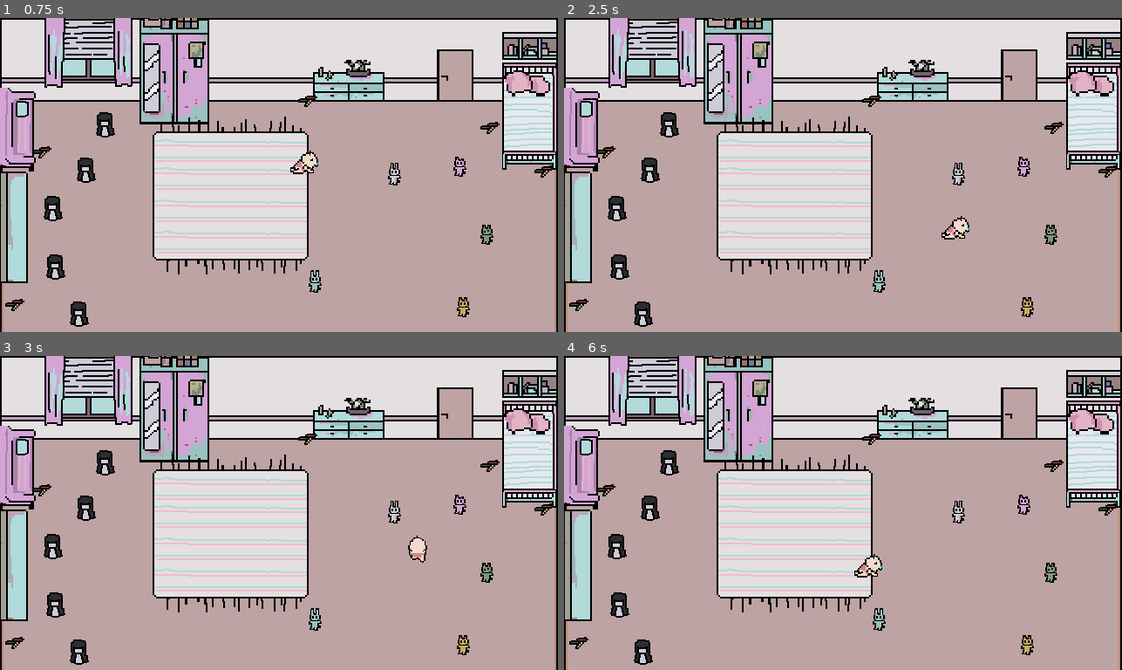
Above: before the commit, frames 1-4 (two rows, left to right).
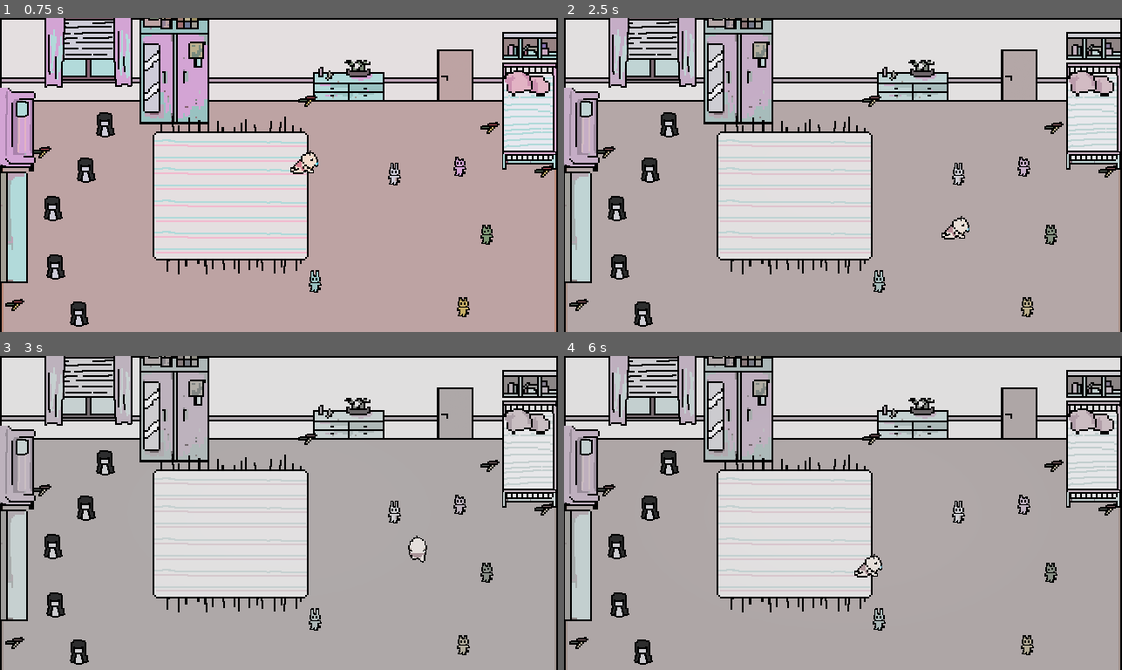
Above: after the commit, the same moments.

Repository: tucson0911/satanic-baby
Game: Godot game, scene res://scenes/main/main.tscn
The game is run twice, just before and just after one commit, with the same random seed, the same clock (stepped at 60 frames per second) and the same inputs.
Inputs:
- Up to frame 1 (0.75 s): tap Enter at 0.5 s; hold D (move_right) from 0.53 s (still down); tap 1 at 0.6 s
- Up to frame 2 (2.5 s): tap 2 at 0.8, 1.35 s; release D (move_right) at 1.28 s; hold S (move_down) 1.28-2.03 s; tap 3 at 1.55, 2.1 s; hold D (move_right) from 2.03 s (still down); tap 4 at 2.3 s
- Up to frame 3 (3 s): release D (move_right) at 2.78 s; hold W (move_up) from 2.78 s (still down); tap 4 at 2.85 s
- Up to frame 4 (6 s): tap 1 at 3.05, 4.35 s; release W (move_up) at 3.53 s; hold E (interact) 3.53-4.28 s; hold A (move_left) 3.53-5.03 s; tap 2 at 3.8, 5.1 s; tap 3 at 4.55, 5.85 s; hold S (move_down) 5.03-5.78 s; tap 4 at 5.3 s; hold D (move_right) from 5.78 s (still down)

Frame 1 is identical in both runs. In frame 2, 0.1% of the frame differs, in the area x 2-99%, y 25-95%; in frame 3, 2.1%, in the area x 0-100%, y 0-100%; in frame 4, 1.0%.

Commit message:
Added shaders to make the game spookier over time

Diff:
--- a/scenes/main/main.tscn
+++ b/scenes/main/main.tscn
@@ -27,6 +27,7 @@
 [ext_resource type="Texture2D" uid="uid://bmcd08anyy3g8" path="res://assets/objects/plushyellow2.png" id="18_6llfj"]
 [ext_resource type="PackedScene" uid="uid://dahprbf00bfjd" path="res://scenes/items/WaxDoll.tscn" id="22_62atk"]
 [ext_resource type="Script" uid="uid://c8n81630hoeuv" path="res://scripts/systems/ParentSystem.gd" id="22_m4h2d"]
+[ext_resource type="PackedScene" uid="uid://hpx8bnxs8rg" path="res://scenes/ritual/CandleSlot.tscn" id="24_0bhws"]
 [ext_resource type="Script" uid="uid://cg7cvru8kc31t" path="res://scripts/audio/MusicManager.gd" id="25_ii537"]
 [ext_resource type="AudioStream" uid="uid://ce0vxsrgbk85o" path="res://audios/music/theme_1.mp3" id="26_7nlll"]
 [ext_resource type="AudioStream" uid="uid://dt26s6guxx85k" path="res://audios/music/theme_2.mp3" id="27_ii537"]
@@ -35,7 +36,8 @@
 [ext_resource type="AudioStream" uid="uid://dqrodbiixavw" path="res://audios/music/drone_rumble.mp3" id="30_r1bmu"]
 [ext_resource type="AudioStream" uid="uid://nmdacuoh2uit" path="res://audios/music/drone_anxiety.mp3" id="31_6w6mm"]
 [ext_resource type="Script" uid="uid://0kf6d5vwam0v" path="res://scripts/audio/Envelope.gd" id="32_rofvo"]
-[ext_resource type="PackedScene" uid="uid://hpx8bnxs8rg" path="res://scenes/ritual/CandleSlot.tscn" id="24_0bhws"]
+[ext_resource type="Script" uid="uid://c4ebmge16341d" path="res://scripts/systems/ShaderManager.gd" id="36_1k3ck"]
+[ext_resource type="Shader" uid="uid://lxhybm0bwtcp" path="res://shaders/shader.gdshader" id="37_os81g"]
 
 [sub_resource type="RectangleShape2D" id="RectangleShape2D_hyk8p"]
 size = Vector2(43, 51.999992)
@@ -383,6 +385,18 @@
 [sub_resource type="RectangleShape2D" id="RectangleShape2D_k2fmo"]
 size = Vector2(19.74707, 23)
 
+[sub_resource type="ShaderMaterial" id="ShaderMaterial_f6pwl"]
+shader = ExtResource("37_os81g")
+shader_parameter/saturation = 1.0
+shader_parameter/wave_amplitude = 0.0
+shader_parameter/wave_frequency = 15.0
+shader_parameter/wave_speed = 3.0
+shader_parameter/glitch_intensity = 0.0
+shader_parameter/glitch_block_size = 34.67200140942
+shader_parameter/color_split = 0.01
+shader_parameter/vignette_intensity = 1.9750000938125
+shader_parameter/vignette_opacity = 0.0
+
 [node name="Main" type="Node2D" unique_id=1919952599]
 
 [node name="Room" parent="." unique_id=1695487121 instance=ExtResource("1_a8run")]
@@ -638,7 +652,25 @@
 [node name="drone_anxiety" type="AudioStreamPlayer2D" parent="Systems/GameManager/MusicManager/Phase_Lighting" unique_id=1295151261]
 stream = ExtResource("31_6w6mm")
 script = ExtResource("32_rofvo")
-attack_time = 40.0
+attack_time = 30.0
+
+[node name="ShaderManager" type="Node" parent="Systems/GameManager" unique_id=822466011]
+script = ExtResource("36_1k3ck")
+shader_presets = Dictionary[int, float]({
+0: 1.0,
+1: 0.75,
+2: 0.5,
+3: 0.0
+})
+wave_attack = 80.0
+glitch_attack = 200.0
+vignette_attack = 200.0
+
+[node name="Shader" type="ColorRect" parent="Systems/GameManager/ShaderManager" unique_id=777786397]
+z_index = 200
+material = SubResource("ShaderMaterial_f6pwl")
+offset_right = 638.0
+offset_bottom = 366.0
 
 [node name="ParentSystem" type="Node" parent="Systems" unique_id=651861332 node_paths=PackedStringArray("game_manager", "carpet", "door")]
 script = ExtResource("22_m4h2d")
@@ -646,6 +678,10 @@
 carpet = NodePath("../../Carpet")
 door = NodePath("../../Door")
 
+[node name="ParentSoundManager" type="Node" parent="Systems/ParentSystem" unique_id=147130590]
+
+[node name="footsteps_10s" type="AudioStreamPlayer2D" parent="Systems/ParentSystem/ParentSoundManager" unique_id=700399845]
+
 [editable path="Closet"]
 [editable path="WaxDoll"]
 [editable path="Pentagram"]
--- a/scripts/systems/GameManager.gd
+++ b/scripts/systems/GameManager.gd
@@ -11,6 +11,7 @@
 }
 
 @onready var mm : MusicManager = $MusicManager
+@onready var sm : ShaderManager = $ShaderManager
 
 signal phase_changed(new_phase: Phase)
 signal suspicion_changed(new_level: int)
@@ -212,5 +213,18 @@
 	phase_changed.emit(current_phase)
 
 	mm.play_phase_music(current_phase)
+	sm.switch_phase_shader(current_phase)
+
+	# Waving
+	if new_phase == Phase.CRAYONS:
+		sm.stop_waving_effect()
+	if new_phase == Phase.LIGHTING:
+		sm.start_waving_effect()
+		sm.start_glitching(0.4)
+		sm.start_vignette(.95)
+	else:
+		sm.stop_glitching(0.5)
+		sm.stop_vignette()
+
 
 	print("Phase changed to: ", Phase.keys()[current_phase])
--- /dev/null
+++ b/scripts/systems/ShaderManager.gd
@@ -0,0 +1,123 @@
+class_name ShaderManager
+extends Node
+
+# Map each Phase enum key to its corresponding target saturation value
+@export var shader_presets: Dictionary[GameManager.Phase, float] = {}
+@export var saturation_attack : float = 1.0
+@export var wave_attack : float = 1.0
+@export var glitch_attack : float = 1.0
+@export var vignette_attack : float = 1.0
+
+@onready var shader: ColorRect = $Shader
+
+
+var wave_tween : Tween
+var glitch_tween : Tween
+var vignette_tween : Tween
+
+func _ready() -> void:
+	switch_phase_shader(GameManager.Phase.CRAYONS)
+
+func switch_phase_shader(phase: GameManager.Phase, duration: float = 1.0) -> void:
+	if shader_presets.has(phase):
+		var target_saturation: float = shader_presets[phase]
+		set_saturation(target_saturation, duration)
+
+
+func set_saturation(target_value: float, duration: float) -> void:
+	var mat = shader.material as ShaderMaterial
+	if mat:
+		var tween = create_tween()
+		tween.tween_property(mat, "shader_parameter/saturation", target_value, saturation_attack)
+
+
+func fade_to_black_and_white() -> void:
+	set_saturation(0.0, saturation_attack)
+
+
+func fade_to_full_color() -> void:
+	set_saturation(1.0, saturation_attack)
+
+
+## Smoothly ramp the wave intensity to a target amplitude over time
+func set_wave_intensity(target_amplitude: float, duration: float) -> void:
+	var mat = shader.material as ShaderMaterial
+	if not mat:
+		return
+
+	if wave_tween and wave_tween.is_running():
+		wave_tween.kill()
+
+	wave_tween = create_tween()
+	# Easing can be adjusted for dramatic effect (e.g. EASE_IN to accelerate intensity near the end)
+	wave_tween.set_ease(Tween.EASE_IN).set_trans(Tween.TRANS_QUAD)
+	wave_tween.tween_property(mat, "shader_parameter/wave_amplitude", target_amplitude, duration)
+
+## Helper: Ramp up wave distortion slowly over a given time
+func start_waving_effect(max_amplitude: float = 0.03) -> void:
+	set_wave_intensity(max_amplitude, wave_attack)
+
+
+## Helper: Reset wave back to normal
+func stop_waving_effect() -> void:
+	set_wave_intensity(0.0, 0.0)
+
+## Ramp glitch intensity up or down over time
+func set_glitch_intensity(target_intensity: float, duration: float = 1.0) -> void:
+	var mat = shader.material as ShaderMaterial
+	if not mat:
+		return
+
+	if glitch_tween and glitch_tween.is_running():
+		glitch_tween.kill()
+
+	glitch_tween = create_tween()
+	glitch_tween.set_ease(Tween.EASE_OUT).set_trans(Tween.TRANS_QUAD)
+	glitch_tween.tween_property(mat, "shader_parameter/glitch_intensity", target_intensity, duration)
+
+func trigger_glitch_burst(peak_intensity: float = 0.8, hold_time: float = 0.2, fade_time: float = 0.4) -> void:
+	var mat = shader.material as ShaderMaterial
+	if not mat:
+		return
+
+	if glitch_tween and glitch_tween.is_running():
+		glitch_tween.kill()
+
+	glitch_tween = create_tween()
+	# Snap to peak intensity instantly, hold briefly, then fade to zero
+	glitch_tween.tween_property(mat, "shader_parameter/glitch_intensity", peak_intensity, 0.05)
+	glitch_tween.tween_interval(hold_time)
+	glitch_tween.tween_property(mat, "shader_parameter/glitch_intensity", 0.0, fade_time)
+
+
+## Helper: Ramp up glitching during high-stress phases
+func start_glitching(intensity: float = 0.5) -> void:
+	set_glitch_intensity(intensity, glitch_attack)
+
+
+## Helper: Stop glitch effect
+func stop_glitching(duration: float = 0.5) -> void:
+	set_glitch_intensity(0.0, duration)
+
+
+## --- Vignette Controls ---
+
+func set_vignette_opacity(target_opacity: float, duration: float = 1.0) -> void:
+	var mat = shader.material as ShaderMaterial
+	if not mat:
+		return
+
+	if vignette_tween and vignette_tween.is_running():
+		vignette_tween.kill()
+
+	vignette_tween = create_tween()
+	vignette_tween.set_ease(Tween.EASE_OUT).set_trans(Tween.TRANS_QUAD)
+	vignette_tween.tween_property(mat, "shader_parameter/vignette_opacity", target_opacity, duration)
+
+
+func start_vignette(opacity: float = 0.7) -> void:
+	set_vignette_opacity(opacity, vignette_attack)
+
+
+func stop_vignette() -> void:
+	set_vignette_opacity(0.0, vignette_attack)
--- /dev/null
+++ b/shaders/shader.gdshader
@@ -0,0 +1,76 @@
+shader_type canvas_item;
+
+uniform sampler2D screen_texture : hint_screen_texture, repeat_disable, filter_linear;
+
+// --- Saturation Uniforms ---
+// 0.0 = Grayscale, 1.0 = Full Color
+uniform float saturation : hint_range(0.0, 1.0) = 1.0;
+
+// --- Wave Uniforms ---
+uniform float wave_amplitude : hint_range(0.0, 0.1) = 0.0;
+uniform float wave_frequency : hint_range(1.0, 50.0) = 15.0;
+uniform float wave_speed : hint_range(0.1, 10.0) = 3.0;
+
+// --- Glitch Uniforms ---
+uniform float glitch_intensity : hint_range(0.0, 1.0) = 0.0;
+uniform float glitch_block_size : hint_range(5.0, 100.0) = 30.0;
+uniform float color_split : hint_range(0.0, 0.05) = 0.01;
+
+// --- Vignette Uniforms ---
+// How far from the center the darkness starts (higher = tighter vignette circle)
+uniform float vignette_intensity : hint_range(0.0, 3.0) = 0.5;
+// Overall darkness/transparency of the vignette edges (0.0 = invisible, 1.0 = pitch black)
+uniform float vignette_opacity : hint_range(0.0, 1.0) = 0.0;
+
+float random(vec2 uv) {
+    return fract(sin(dot(uv.xy, vec2(12.9898, 78.233))) * 43758.5453123);
+}
+
+void fragment() {
+    vec2 uv = SCREEN_UV;
+
+    // 1. Wave Displacement
+    if (wave_amplitude > 0.0) {
+        float wave = sin(uv.y * wave_frequency + TIME * wave_speed) * wave_amplitude;
+        uv.x += wave;
+    }
+
+    // 2. Glitch Shift
+    if (glitch_intensity > 0.0) {
+        float time_snap = floor(TIME * 15.0);
+        float block_id = floor(uv.y * glitch_block_size);
+        float noise = random(vec2(block_id, time_snap));
+
+        if (noise < glitch_intensity) {
+            float shift = (random(vec2(time_snap, block_id)) - 0.5) * 0.1 * glitch_intensity;
+            uv.x += shift;
+        }
+    }
+
+    // 3. Sample Screen with RGB Chromatic Aberration
+    float split_offset = glitch_intensity * color_split;
+    vec4 color_r = texture(screen_texture, uv + vec2(split_offset, 0.0));
+    vec4 color_g = texture(screen_texture, uv);
+    vec4 color_b = texture(screen_texture, uv - vec2(split_offset, 0.0));
+
+    vec4 color = vec4(color_r.r, color_g.g, color_b.b, 1.0);
+
+    // 4. Saturation Adjustment (Grayscale)
+    float grayscale = dot(color.rgb, vec3(0.299, 0.587, 0.114));
+    color.rgb = mix(vec3(grayscale), color.rgb, saturation);
+
+    // 5. Vignette Calculation
+    if (vignette_opacity > 0.0) {
+        // Distance from screen center (0.5, 0.5)
+        vec2 center_uv = uv - vec2(0.5);
+        float dist = length(center_uv);
+
+        // Calculate edge falloff factor
+        float vignette = smoothstep(0.8, 0.2, dist * vignette_intensity);
+
+        // Darken edges toward black based on opacity strength
+        color.rgb = mix(color.rgb * vignette, color.rgb, 1.0 - vignette_opacity);
+    }
+
+    COLOR = color;
+}
Not shown, added: scripts/systems/ShaderManager.gd.uid
Not shown, added: shaders/shader.gdshader.uid
